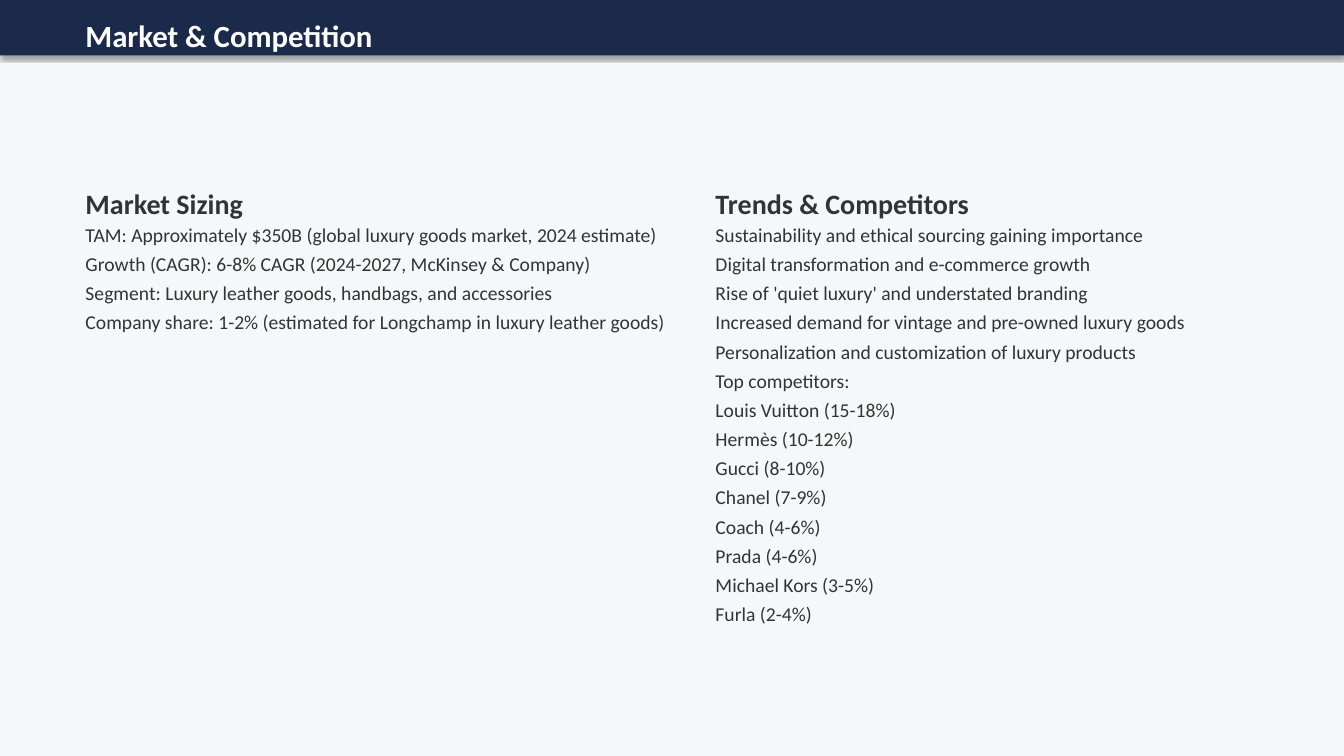
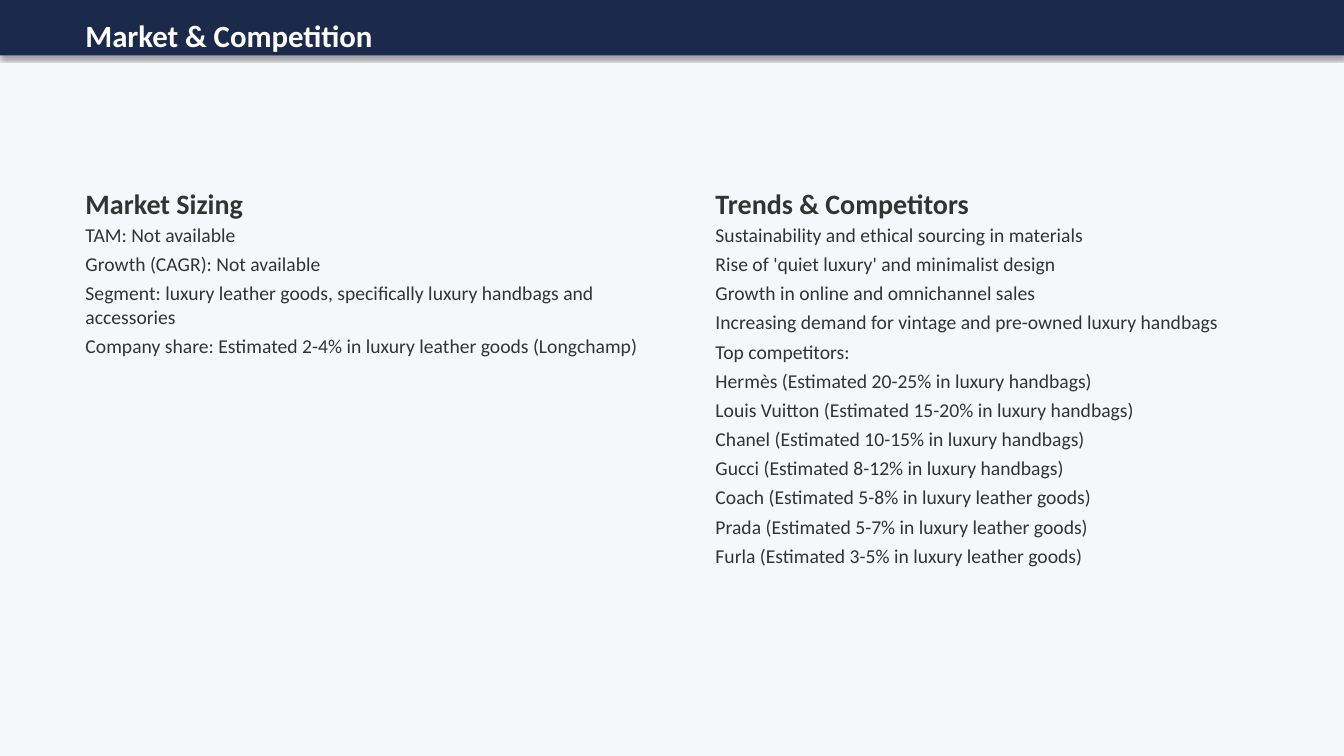
Before and after one commit to 98Rico/GoldRogerM-A, a slide deck: slide 3 of outputs/Longchamp_analysis.pptx. Drawn at 1344x756 pixels with LibreOffice and Linux fonts; fonts in the diff are those of the drawing. Boxes give left, top, right and bottom in pixels: in the first picture for what was removed or moved away, otherwise in the second. Text is boxed around its words. In the diff, an @@ line names an element or a change of style, - is before the commit and + after.

```diff
--- a/outputs/Longchamp_analysis.pptx
+++ b/outputs/Longchamp_analysis.pptx
@@ text at bbox=[85, 228, 637, 357]: text changed @@
-TAM: Approximately $350B (global luxury goods market, 2024 estimate)
-Growth (CAGR): 6-8% CAGR (2024-2027, McKinsey & Company)
-Segment: Luxury leather goods, handbags, and accessories
-Company share: 1-2% (estimated for Longchamp in luxury leather goods)
+TAM: Not available
+Growth (CAGR): Not available
+Segment: luxury leather goods, specifically luxury handbags and accessories
+Company share: Estimated 2-4% in luxury leather goods (Longchamp)
@@ text at bbox=[715, 228, 1218, 333]: text changed @@
-Sustainability and ethical sourcing gaining importance
-Digital transformation and e-commerce growth
-Rise of 'quiet luxury' and understated branding
-Increased demand for vintage and pre-owned luxury goods
-Personalization and customization of luxury products
+Sustainability and ethical sourcing in materials
+Rise of 'quiet luxury' and minimalist design
+Growth in online and omnichannel sales
+Increasing demand for vintage and pre-owned luxury handbags
@@ text at bbox=[715, 374, 1134, 567]: text changed @@
-Louis Vuitton (15-18%)
-Hermès (10-12%)
-Gucci (8-10%)
-Chanel (7-9%)
-Coach (4-6%)
-Prada (4-6%)
-Michael Kors (3-5%)
-Furla (2-4%)
+Hermès (Estimated 20-25% in luxury handbags)
+Louis Vuitton (Estimated 15-20% in luxury handbags)
+Chanel (Estimated 10-15% in luxury handbags)
+Gucci (Estimated 8-12% in luxury handbags)
+Coach (Estimated 5-8% in luxury leather goods)
+Prada (Estimated 5-7% in luxury leather goods)
+Furla (Estimated 3-5% in luxury leather goods)
```
Also in this commit, not shown: 6 other slides changed, 3 slides added, 3 other files.
